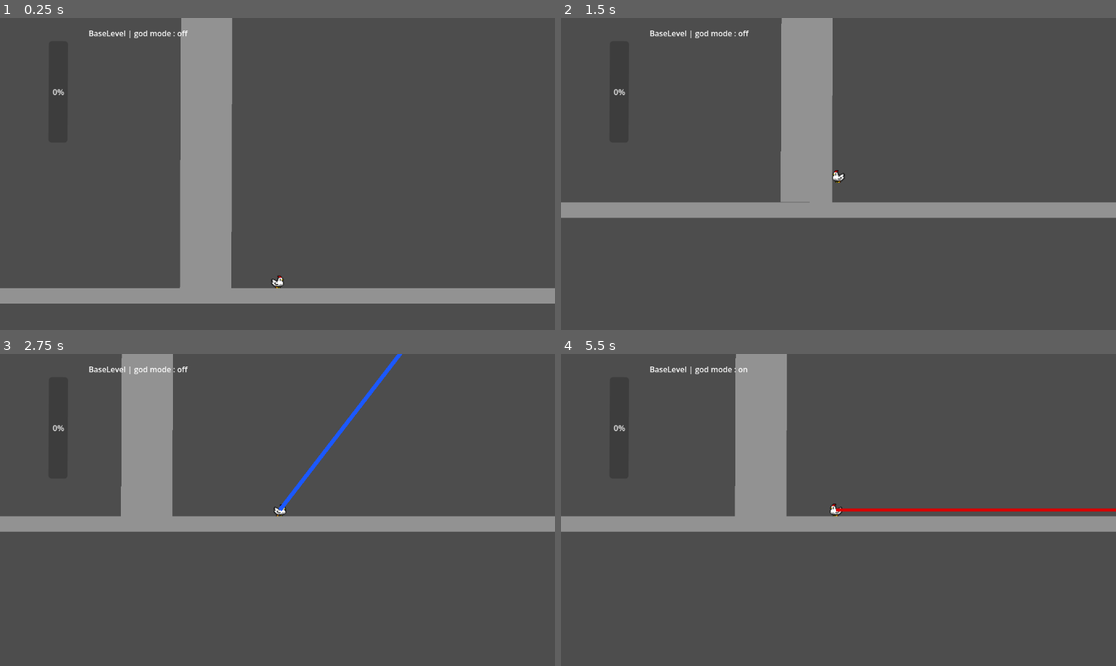
Above: before the commit, frames 1-4 (two rows, left to right).
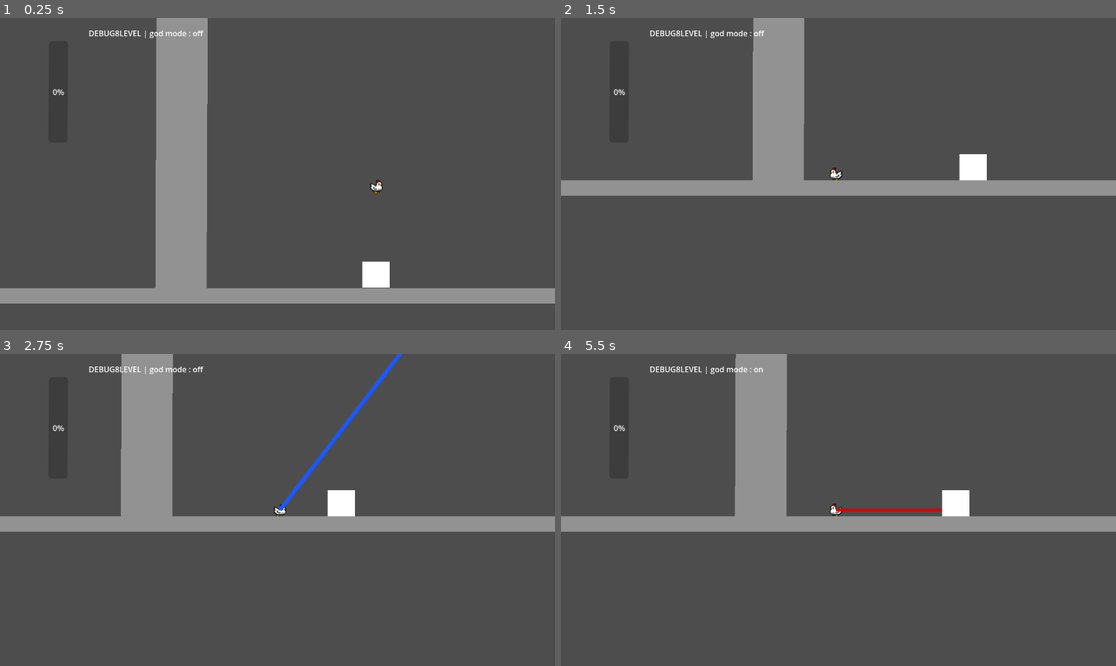
Above: after the commit, the same moments.

Repository: mgi-dev/size-them-up
Game: Godot game, scene res://scenes/levels/debug.tscn
The game is run twice, just before and just after one commit, with the same random seed, the same clock (stepped at 60 frames per second) and the same inputs. This scene is started directly instead of the project's main scene.
Inputs (mouse positions are in pixels of both pictures, inside the frame that each line leads up to):
- Up to frame 1 (0.25 s): no input
- Up to frame 2 (1.5 s): move the mouse to (960, 158) at 0.52 s; hold Right mouse button (size_down) 0.53-1.28 s; hold A (player_move_right) from 0.53 s (still down); tap Space (player_jump) at 0.77 s; click (960, 158) at 0.8 s; move the mouse to (727, 189) at 1.27 s; click (727, 189) at 1.35 s
- Up to frame 3 (2.75 s): tap Space (player_jump) at 1.52 s; right-click (166, 525) at 1.55 s; move the mouse to (333, 441) at 2.02 s; release A (player_move_right) at 2.03 s; hold D (player_move_left) from 2.03 s (still down); hold Right mouse button (size_down) from 2.03 s (still down); click (333, 441) at 2.3 s
- Up to frame 4 (5.5 s): move the mouse to (810, 572) at 2.77 s; release D (player_move_left) at 2.78 s; release Right mouse button (size_down) at 2.78 s; hold A (player_move_right) 2.78-4.28 s; click (810, 572) at 2.85 s; tap Space (player_jump) at 3.02, 3.77, 4.52 s; right-click (810, 572) at 3.05 s; move the mouse to (1005, 556) at 3.52 s; press the mouse at (1005, 556) at 3.53 s; tap G (toggle_god_mode) at 3.6 s; move the mouse to (672, 463) at 4.27 s; release the mouse at (672, 463) at 4.28 s; hold D (player_move_left) 4.28-5.03 s; right-click (672, 463) at 4.35 s; move the mouse to (866, 510) at 5.02 s; press the mouse at (866, 510) at 5.03 s; hold A (player_move_right) from 5.03 s (still down)

The runs differ from the first frame. In frame 1, 8.4% of the frame differs, in the area x 16-71%, y 0-87%; in frame 2, 16%, in the area x 0-100%, y 0-65%; in frame 3, 0.7%; in frame 4, 0.9%.

Commit message:
dirty fix jiggling resizable

Diff:
--- a/scenes/levels/debug.tscn
+++ b/scenes/levels/debug.tscn
@@ -1,5 +1,15 @@
 [gd_scene format=3 uid="uid://ck7rpm0lni6wt"]
 
 [ext_resource type="PackedScene" uid="uid://dfqw1xr5wsq0q" path="res://scenes/levels/base_level.tscn" id="1_nwlxf"]
+[ext_resource type="PackedScene" uid="uid://c513vd3w5aj6j" path="res://scenes/resizable/rect_resizable.tscn" id="2_p0r41"]
 
-[node name="BaseLevel" unique_id=1818539085 instance=ExtResource("1_nwlxf")]
+[node name="DEBUG8LEVEL" unique_id=1818539085 instance=ExtResource("1_nwlxf")]
+
+[node name="Player" parent="." index="1" unique_id=217472232]
+position = Vector2(288, 400)
+
+[node name="ResizableV2" parent="." index="4" unique_id=2113696681 instance=ExtResource("2_p0r41")]
+position = Vector2(288, 584)
+contact_monitor = true
+max_contacts_reported = 5
+resize_mode = 1
--- a/scenes/levels/stairs.tscn
+++ b/scenes/levels/stairs.tscn
@@ -4,7 +4,7 @@
 [ext_resource type="PackedScene" uid="uid://c513vd3w5aj6j" path="res://scenes/resizable/rect_resizable.tscn" id="2_fnp8j"]
 [ext_resource type="PackedScene" uid="uid://dolyu31t53k65" path="res://scenes/landscape/GreyBloc.tscn" id="3_a4rrn"]
 
-[node name="BaseLevel" unique_id=1818539085 instance=ExtResource("1_fnp8j")]
+[node name="stairs_level" unique_id=1818539085 instance=ExtResource("1_fnp8j")]
 
 [node name="ResizableV2" parent="." index="4" unique_id=2113696681 instance=ExtResource("2_fnp8j")]
 position = Vector2(235, 602)
--- /dev/null
+++ b/scenes/resizable/rect_resizable_floored.tscn
@@ -0,0 +1,20 @@
+[gd_scene format=3 uid="uid://d1jgctgaw3ylo"]
+
+[ext_resource type="Script" uid="uid://dm3of42vqtu4u" path="res://scenes/resizable/resizable_v_2.gd" id="1_8bmq7"]
+
+[sub_resource type="RectangleShape2D" id="RectangleShape2D_op5q8"]
+size = Vector2(32, 32)
+
+[node name="RectResizableFloored" type="RigidBody2D" unique_id=329045400 node_paths=PackedStringArray("sprite", "hitbox")]
+script = ExtResource("1_8bmq7")
+sprite = NodePath("Polygon2D")
+hitbox = NodePath("CollisionShape2D")
+resize_mode = null
+
+[node name="CollisionShape2D" type="CollisionShape2D" parent="." unique_id=130806697]
+position = Vector2(0, -16)
+shape = SubResource("RectangleShape2D_op5q8")
+
+[node name="Polygon2D" type="Polygon2D" parent="." unique_id=899909056]
+position = Vector2(0, -16)
+polygon = PackedVector2Array(-16, 16, 16, 16, 16, -16, -16, -16)
--- a/scenes/resizable/resizable_v_2.gd
+++ b/scenes/resizable/resizable_v_2.gd
@@ -1,4 +1,4 @@
-extends PhysicsBody2D
+extends RigidBody2D
 
 class_name Resizable
 
@@ -50,20 +50,21 @@
 
 func _physics_process(delta: float) -> void:
 	# called 60 times per second. do not lag this.
-	pass
+	pre_process_resize()
+	process_hitbox_resize()
 
 func resize_up(target: CollisionShape2D) -> void:
 	if target == hitbox:
 		if can_size_up():
 			size_up()
-			process_hitbox_resize()
+			#process_hitbox_resize()
 
 
 func resize_down(target: CollisionShape2D) -> void:
 	if target == hitbox:
 		if can_size_down():
 			size_down()
-			process_hitbox_resize()
+			#process_hitbox_resize()
 
 
 func can_size_up() -> bool:
@@ -104,3 +105,21 @@
 func process_sprite_resize() -> void:
 	sprite.scale = get_transformed_scale(initial_scale_transform, new_scale_multiplier)
 	current_sprite_scale_multiplier = new_scale_multiplier
+
+
+func pre_process_resize()-> void:
+	# this allow to stabilizible resizable when player is on top.
+	# not perfect, do the job for now.
+	for colliding_body in get_colliding_bodies():
+		if colliding_body is Player:
+			if to_local(colliding_body.position).y < hitbox.position.y:
+				var increased_size = (
+					initial_size * get_transformed_scale(
+						initial_scale_transform,
+						new_scale_multiplier
+					) - initial_size * get_transformed_scale(
+						initial_scale_transform,
+						current_scale_muliplier
+					)
+				).y
+				colliding_body.position.y -= increased_size.y + 0.3
--- a/scenes/ui/size_gauge/size_gauge.gd
+++ b/scenes/ui/size_gauge/size_gauge.gd
@@ -16,7 +16,6 @@
 
 
 func fill_the_gauge(amount: float):
-	print("resized by ", amount)
 	if amount > 0:
 		# shape has been sized up, draining the gauge.
 		gauge.value -= abs(amount)
